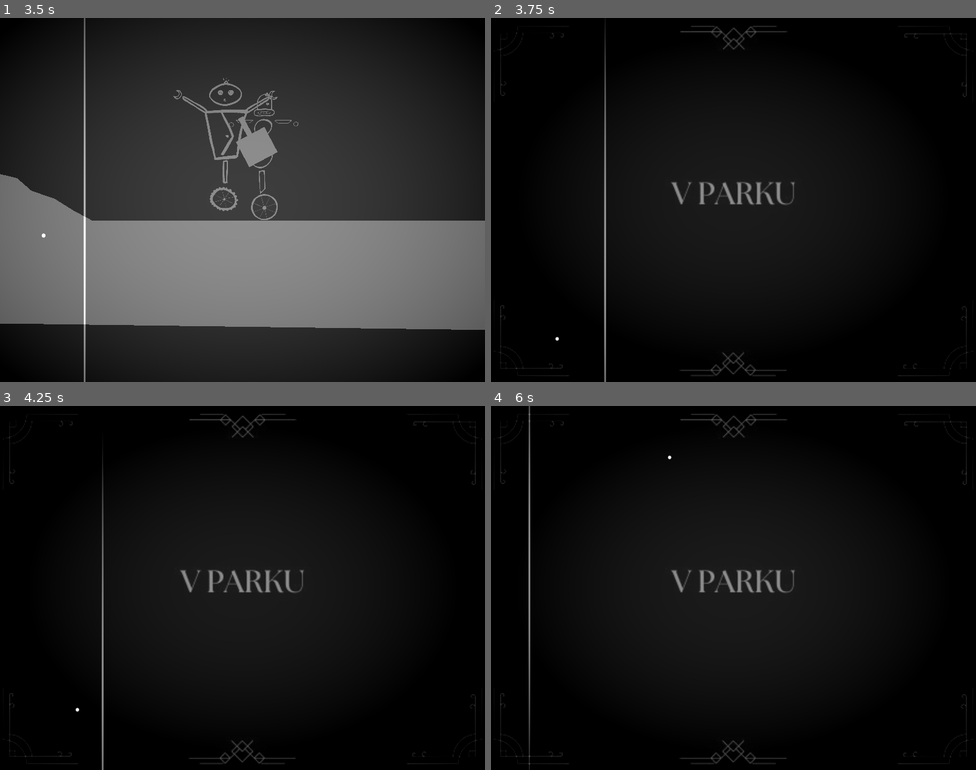
Above: before the commit, frames 1-4 (two rows, left to right).
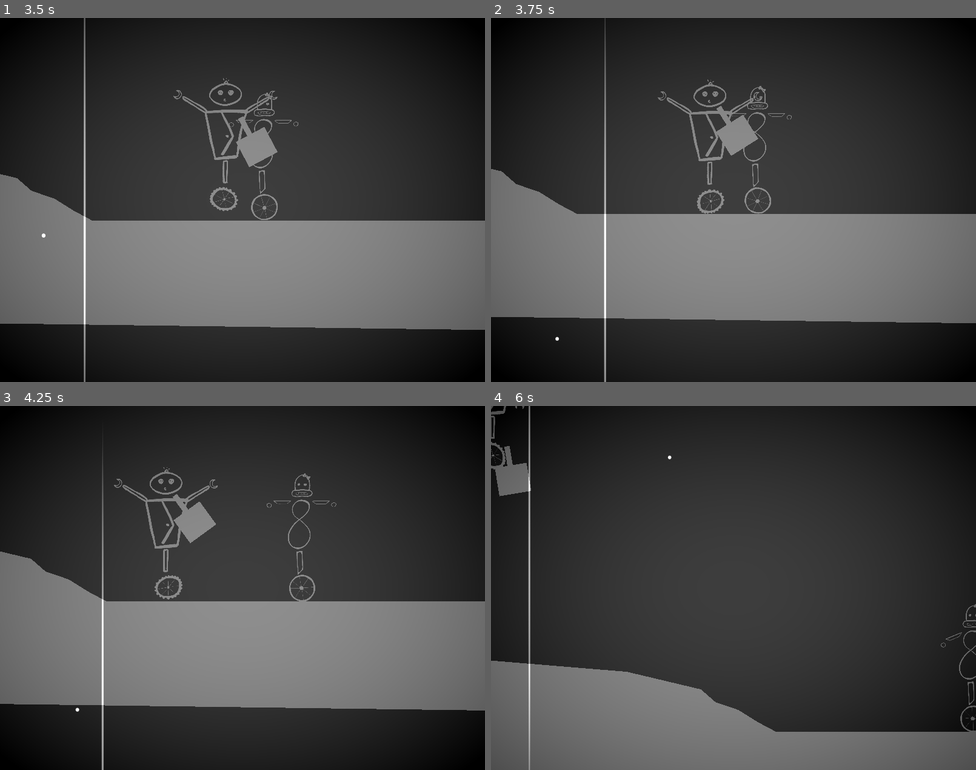
Above: after the commit, the same moments.

Repository: tombuben/KrehkeRobotickeSpoje
Game: Godot game, scene res://level_1.tscn
Same seed, same stepped clock (60 frames per second), same inputs: the game is played once before the commit and once after it.
Inputs:
- Up to frame 1 (3.5 s): hold D (Player1Right) 0.53-1.28 s; tap one key every 0.75 s from 0.6 s: K (Player2Down) J (Player2Left) L (Player2Right) I (Player2Up); hold S (Player1Down) 1.28-2.03 s; hold D (Player1Right) 2.03-2.78 s; hold W (Player1Up) from 2.78 s (still down)
- Up to frame 2 (3.75 s): release W (Player1Up) at 3.53 s; hold A (Player1Left) from 3.53 s (still down); hold C (SwitchCamera) from 3.53 s (still down)
- Up to frame 3 (4.25 s): keep holding A (Player1Left); keep holding C (SwitchCamera)
- Up to frame 4 (6 s): release C (SwitchCamera) at 4.28 s; tap K (Player2Down) at 4.35 s; release A (Player1Left) at 5.03 s; hold S (Player1Down) 5.03-5.78 s; tap J (Player2Left) at 5.1 s; hold D (Player1Right) from 5.78 s (still down); tap L (Player2Right) at 5.85 s

Frame 1 is identical in both runs. In frame 2, 85% of the frame differs, in the area x 0-100%, y 0-100%; in frame 3, 85%; in frame 4, 92%.
Error after the commit: Parse Error: Expected identifier after "." for attribute access. (res://CameraSwitcher.gd:12)

Commit message:
camera switching to storyboard

Diff:
--- a/CameraSwitcher.gd
+++ b/CameraSwitcher.gd
@@ -1,7 +1,7 @@
 extends Node2D
 
 @export var gameplayCamera: Camera2D
-@onready var storyboardCamera : Camera2D = $StoryboardCamera
+@onready var storyboardCamera : storyboardCamera = $StoryboardCamera
 
 @export var storyboards: Array[Sprite2D]
 
@@ -9,6 +9,7 @@
 
 # Called when the node enters the scene tree for the first time.
 func _ready():
+	storyboardCamera.
 	pass # Replace with function body.
 
 func _input(event):
@@ -17,8 +18,15 @@
 		counter = counter+1
 
 
+func activateStoryboard(storyboardIndex: int):
+	if storyboards[storyboardIndex] != null:
+		var storyboard = storyboards[storyboardIndex]
+		storyboardCamera.activate(storyboard)
+
+
 func switchCamera(storyboardIndex: int):
 	if storyboards[storyboardIndex] != null:
 		var storyboard = storyboards[storyboardIndex]
 		storyboardCamera.global_position = storyboard.global_position
+
 		storyboardCamera.make_current()
--- /dev/null
+++ b/storyboard.gd
@@ -0,0 +1,12 @@
+class_name storyboard extends Sprite2D
+
+@export var displayTime : float
+
+# Called when the node enters the scene tree for the first time.
+func _ready():
+	pass # Replace with function body.
+
+
+# Called every frame. 'delta' is the elapsed time since the previous frame.
+func _process(delta):
+	pass
--- /dev/null
+++ b/storyboardCamera.gd
@@ -0,0 +1,17 @@
+class_name storyboardCamera extends Camera2D
+
+
+# Called when the node enters the scene tree for the first time.
+func _ready():
+	pass # Replace with function body.
+
+
+# Called every frame. 'delta' is the elapsed time since the previous frame.
+func _process(delta):
+	pass
+
+
+func activate(board: storyboard):
+		global_position = storyboard.global_position
+		make_current()
+		await get_tree().create_timer(3).timeout
